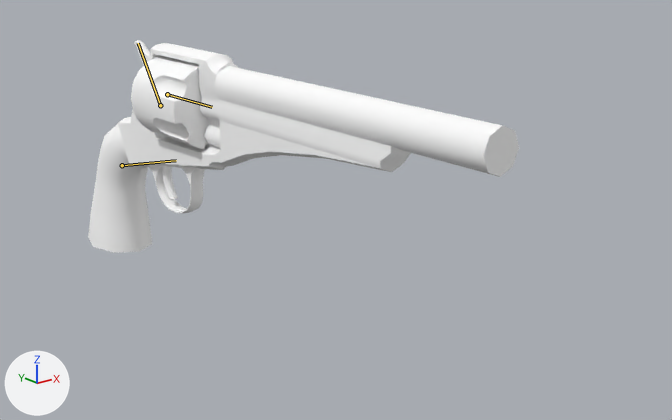
What one commit did to the Blender file Art/Animations/WEP_Repeater_Revolver_Animations_001/WEP_Revolver_Repeater_Animations_Fancy_Shoots_001.blend.
One viewpoint serves both versions: a camera (50 mm lens) standing at (-0.359, -0.758, 0.213) and looking at (0.082, -0.207, -0.007). The lights are fixed; the arrows at lower left show +X, +Y and +Z. The bones that bend it are drawn over the model as lines.

The first picture shows 'Revolver'.
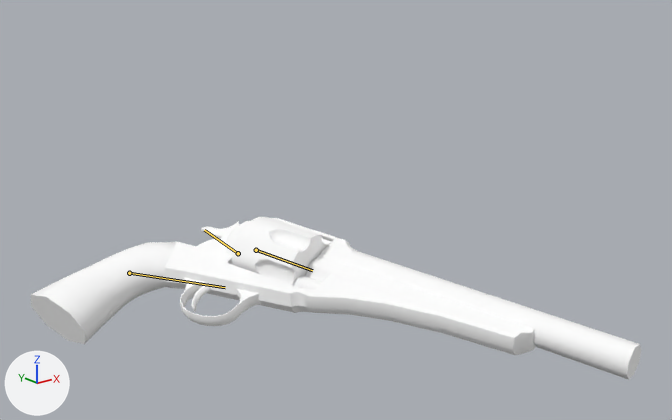
Commit message: All sorts of fancy revolver animations

The newer file adds an action. The first version stands in its rest pose; the second is drawn at frame 34 of the action 'WEP_Revolver_Repeater_Animations_FancyShoots_001'.

Changed parts and their boxes [x1, y1, x2, y2] in the pictures (672 x 420 px):
'Revolver', posed (41% wider, 23% shorter): before [88, 40, 519, 253]; after [31, 217, 641, 380]
bone 'Gun', root to tip: before (122, 165) to (176, 160); after (129, 273) to (225, 287)
bone 'Hammer', root to tip: before (160, 105) to (138, 43); after (238, 253) to (204, 230)
bone 'Cilinder', root to tip: before (167, 94) to (212, 107); after (256, 250) to (312, 270)

The change, as a list of edits to the scene's bpy script:
```text
Change bone_gun:
    where bone_gun = bpy.data.objects['Armature'].pose.bones['Gun']
    bone_gun.location: (0.0, 0.0, 0.0) -> (0.0, -0.0247, 0.1008)
    bone_gun.rotation_euler: (0.0, 0.0, 0.0) -> (0.384, -1.047, -0.82)  # degrees (0, 0, 0) -> degrees (22, -60, -47)
Change bone_hammer:
    where bone_hammer = bpy.data.objects['Armature'].pose.bones['Hammer']  # child of 'Gun'
    bone_hammer.rotation_euler: (0.0, 0.0, 0.0) -> (-0.733, 0.0, 0.0)  # degrees (0, 0, 0) -> degrees (-42, 0, 0)
Change bone_cilinder:
    where bone_cilinder = bpy.data.objects['Armature'].pose.bones['Cilinder']  # child of 'Gun'
    bone_cilinder.rotation_euler: (0.0, 0.0, 0.0) -> (0.0, 2.67, 0.0)  # degrees (0, 0, 0) -> degrees (0, 153, 0)
```
